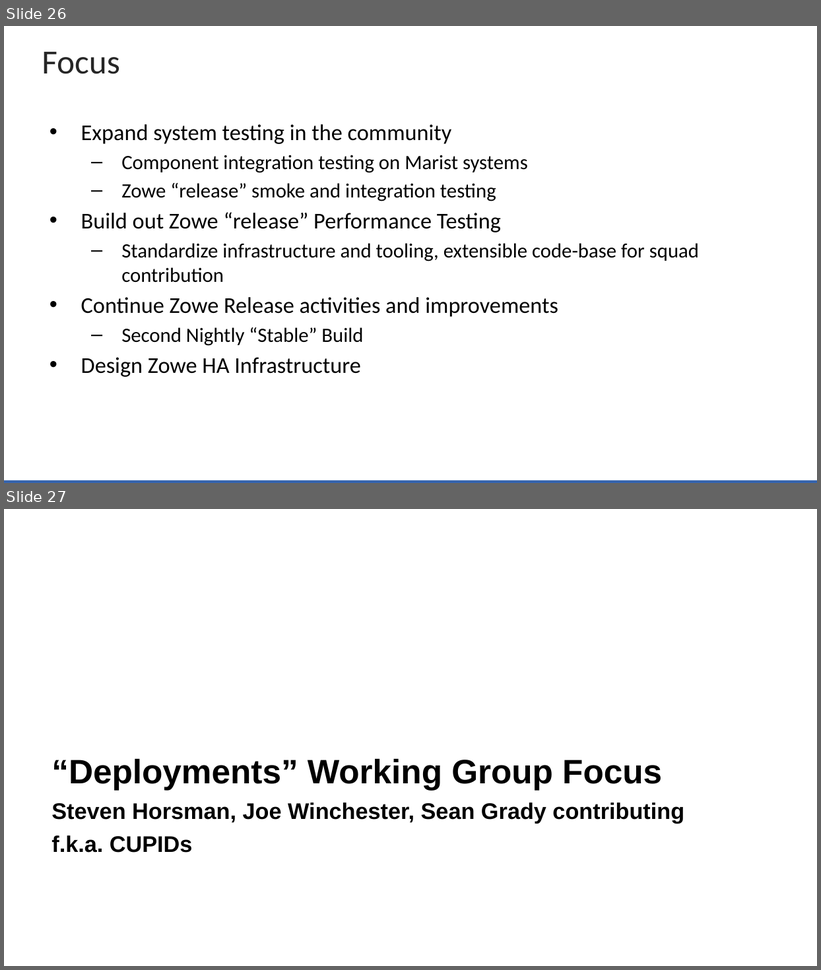
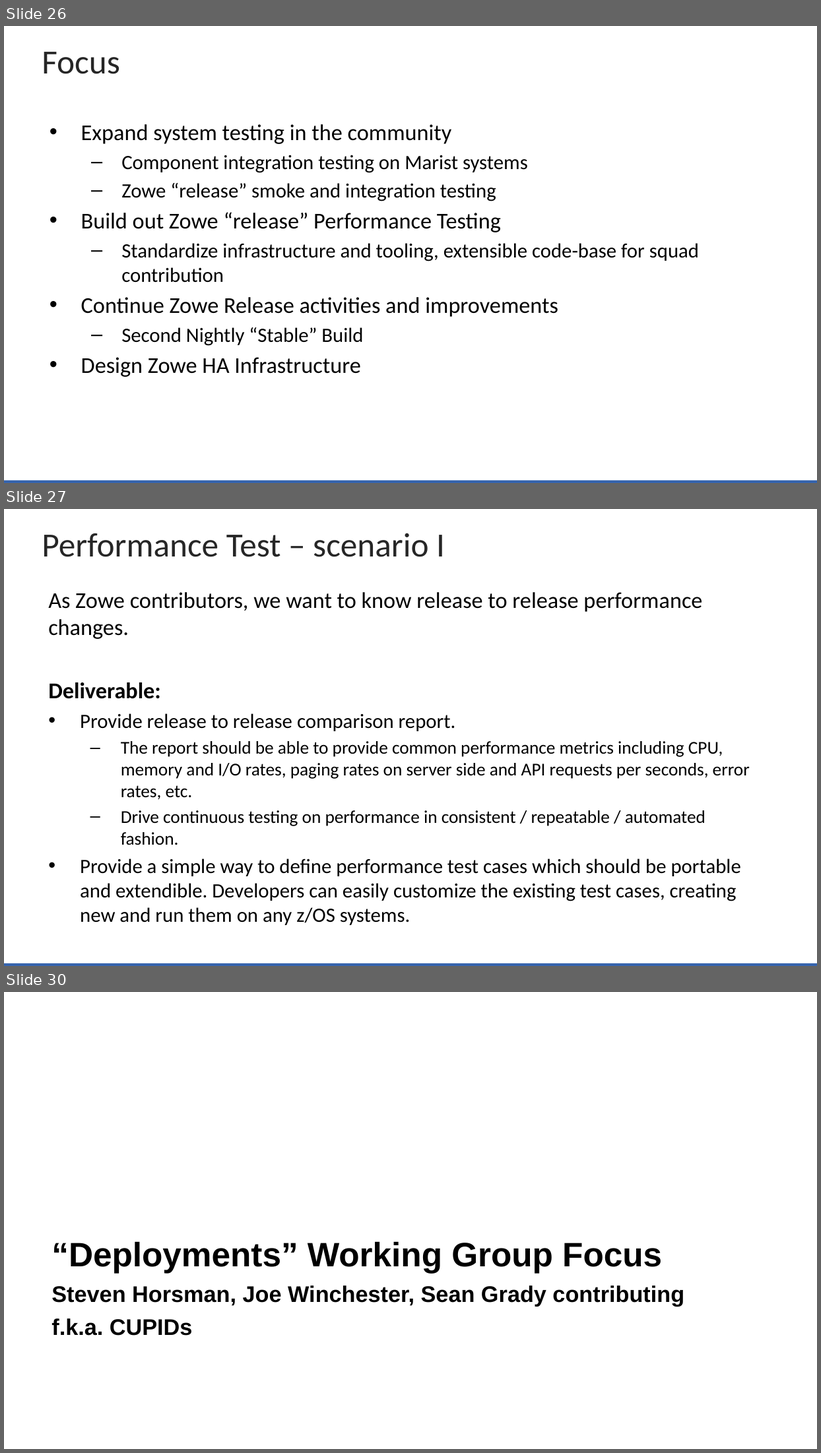
Before and after one commit to zowe/community, a slide deck: Project Management/20PI3 Planning/Zowe Community Squad Focus for 20PI3.pptx. Shown one above the other, each under a label of ours: slides 26 and 27 before the commit, slides 26, 27 and 30 after it; the slides between them are not shown. The pictures are 821x970 and 821x1453 pixels, drawn with LibreOffice and Linux fonts; fonts in the diff are those of the drawing; background and template pictures are left out. Boxes give left, top, right and bottom in pixels: in the first picture for what was removed or moved away, otherwise in the second. Text is boxed around its words. In the diff, an @@ line names an element or a change of style, - is before the commit and + after.

Commit message:
update ppt

```diff
--- a/Project Management/20PI3 Planning/Zowe Community Squad Focus for 20PI3.pptx
+++ b/Project Management/20PI3 Planning/Zowe Community Squad Focus for 20PI3.pptx
@@ slide 27 added at (4,509,817,966), background #FFFFFF; not listed: 1 template element that a slide beside it also shows @@
@@ title added at (42,533,445,557), 30 pt, text #262626 @@
+Performance Test – scenario I
@@ text added at (48,592,750,925), 16 pt, text #000000 @@
+As Zowe contributors, we want to know release to release performance changes.
+Deliverable:
+• Provide release to release comparison report.
+  – The report should be able to provide common performance metrics including CPU, memory and I/O rates, paging rates on server side and API requests per seconds, error rates, etc.
+  – Drive continuous testing on performance in consistent / repeatable / automated fashion.
+• Provide a simple way to define performance test cases which should be portable and extendible. Developers can easily customize the existing test cases, creating new and run them on any z/OS systems.
@@ what was slide 27 is now slide 30 @@
```
Also in this commit, not shown: 1 slide changed, 2 other slides added, 1 other file.
